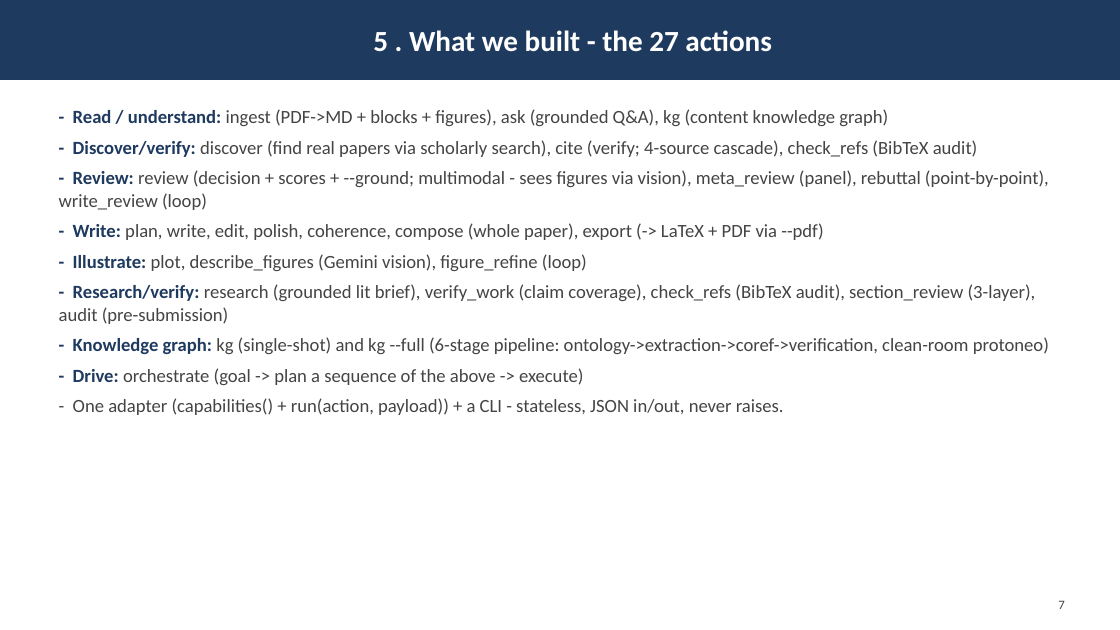
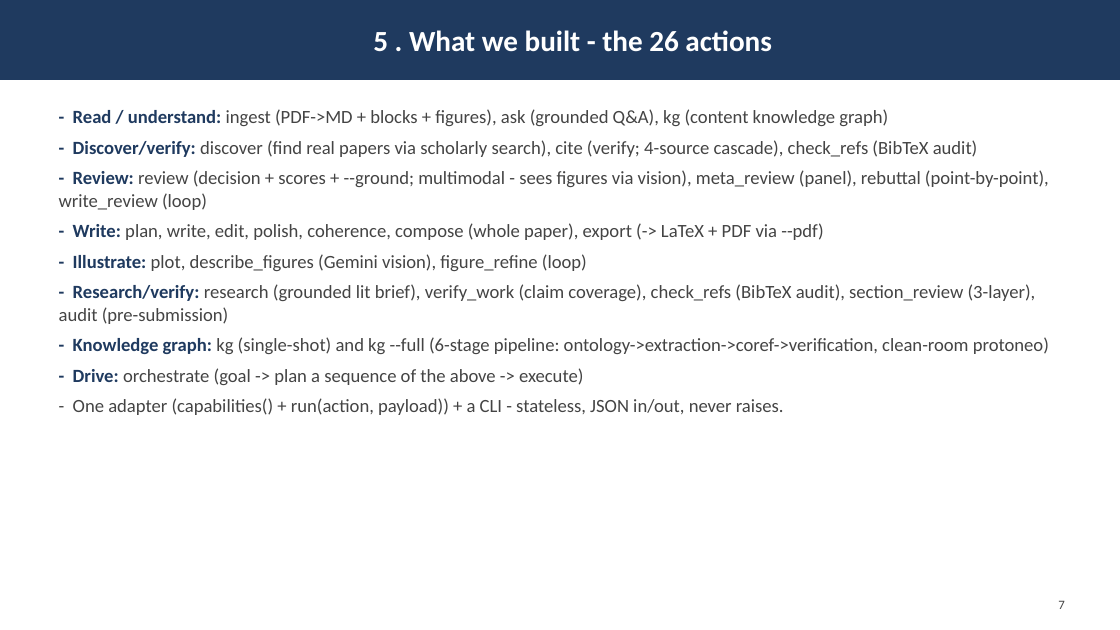
Before and after one commit to iowarp/clio-author, a slide deck: slide 8 of docs/AUTHOR.pptx. Drawn at 1120x630 pixels with LibreOffice and Linux fonts; fonts in the diff are those of the drawing. Boxes give left, top, right and bottom in pixels: in the first picture for what was removed or moved away, otherwise in the second. Text is boxed around its words. In the diff, an @@ line names an element or a change of style, - is before the commit and + after.

```diff
--- a/docs/AUTHOR.pptx
+++ b/docs/AUTHOR.pptx
@@ text in rectangle at (373, 30, 771, 52): text changed @@
-5 . What we built - the 27 actions
+5 . What we built - the 26 actions
```
Also in this commit, not shown: 3 other slides changed, 14 other files.
